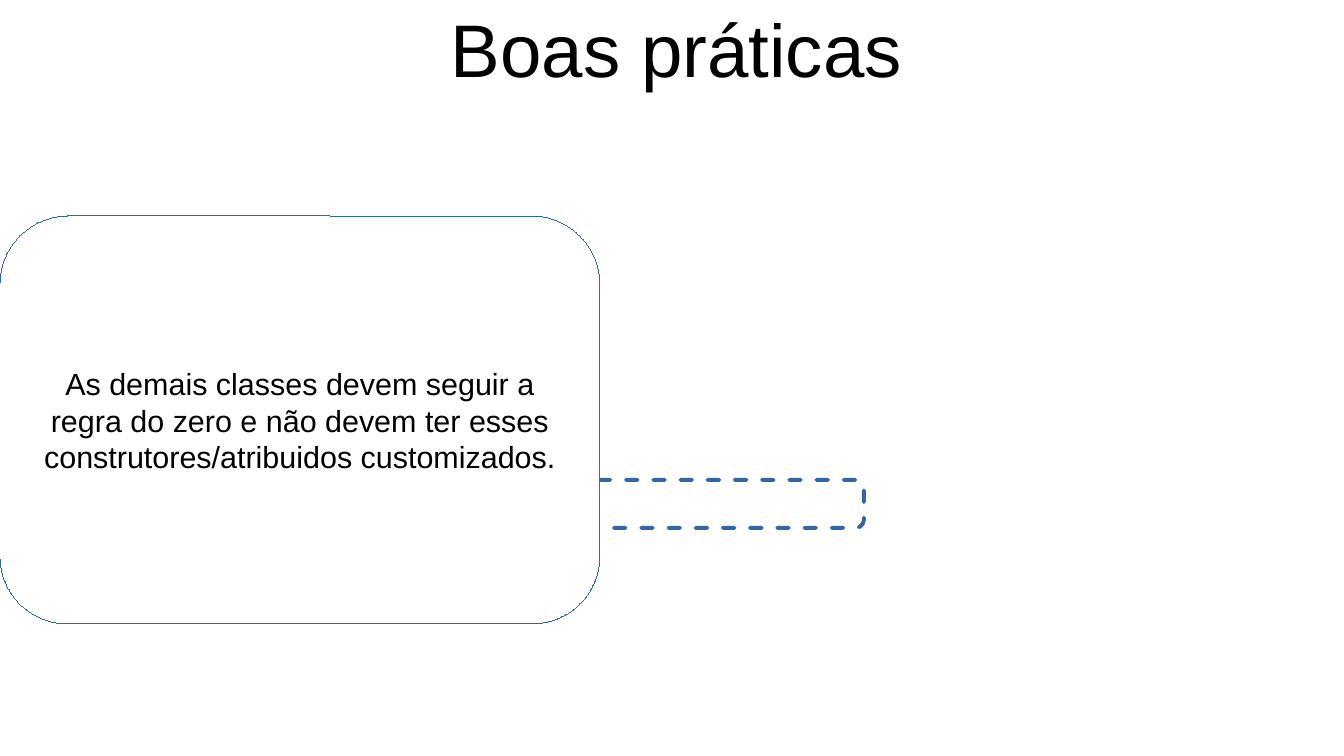
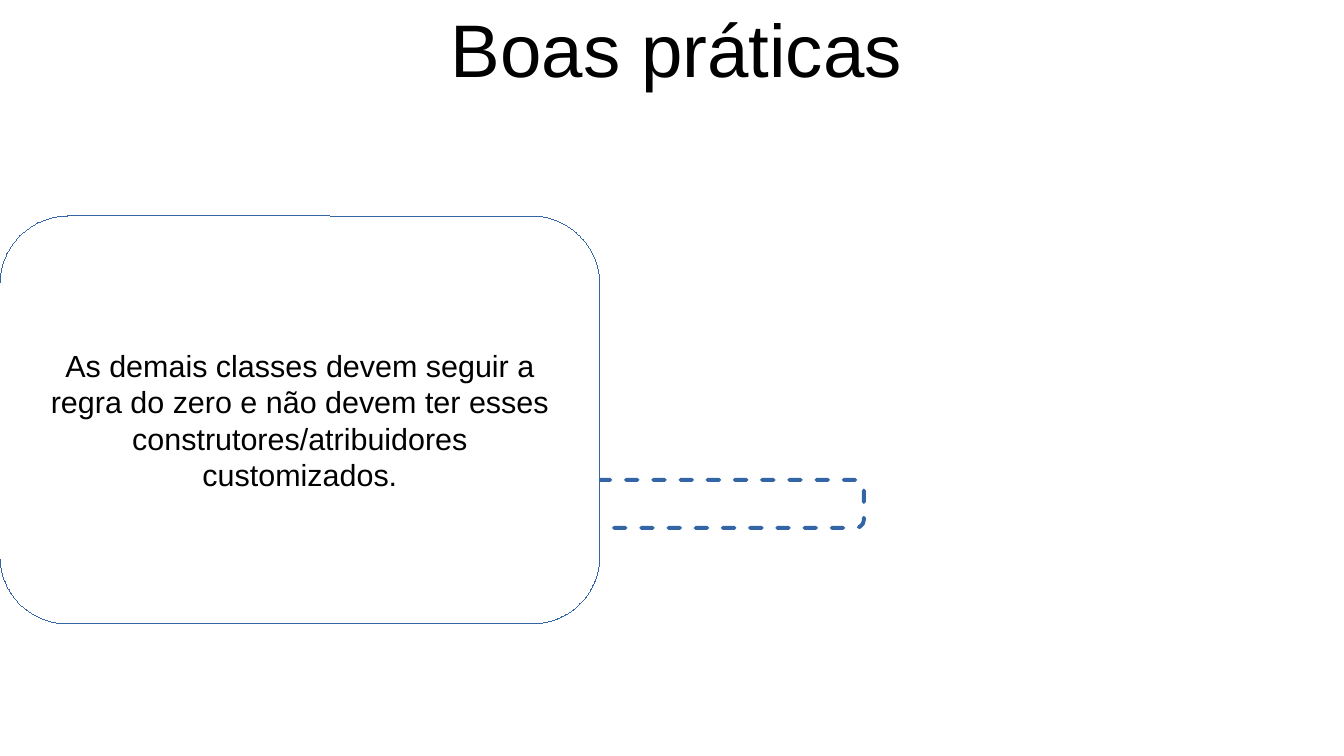
Before and after one commit to FerrazArthur/cpp-concepts-exposure, a slide deck: slide 70 of Apresentacao.odp. Drawn at 1344x756 pixels with LibreOffice and Linux fonts; fonts in the diff are those of the drawing; background and template pictures are left out. Boxes give left, top, right and bottom in pixels: in the first picture for what was removed or moved away, otherwise in the second. Text is boxed around its words. In the diff, an @@ line names an element or a change of style, - is before the commit and + after.

```diff
--- a/Apresentacao.odp
+++ b/Apresentacao.odp
@@ text in rounded rectangle at [51,355,549,487]: text changed @@
-As demais classes devem seguir a regra do zero e não devem ter esses construtores/atribuidos customizados.
+As demais classes devem seguir a regra do zero e não devem ter esses construtores/atribuidores customizados.
```
Also in this commit, not shown: 2 other slides changed, 2 slides added, 1 other file.
